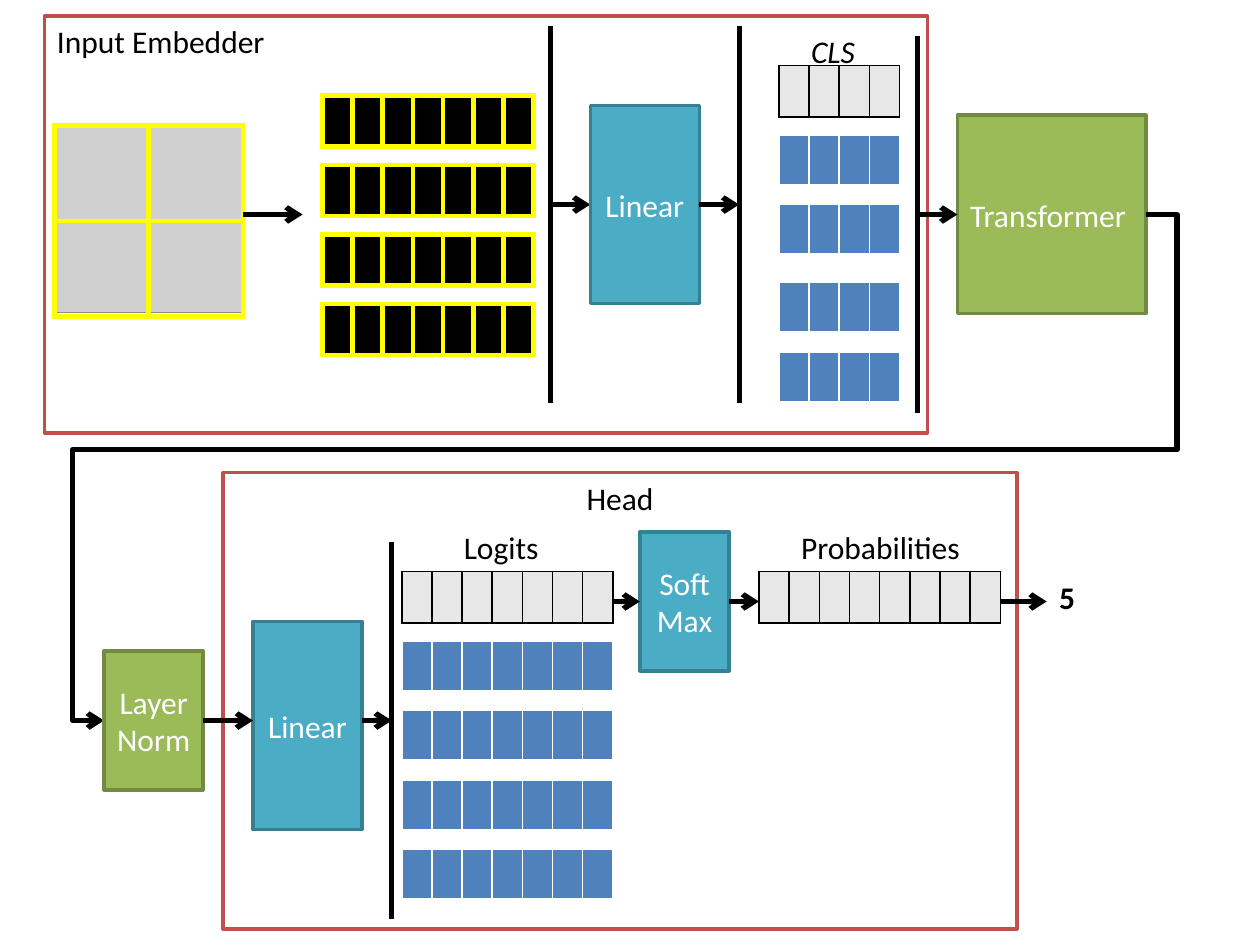
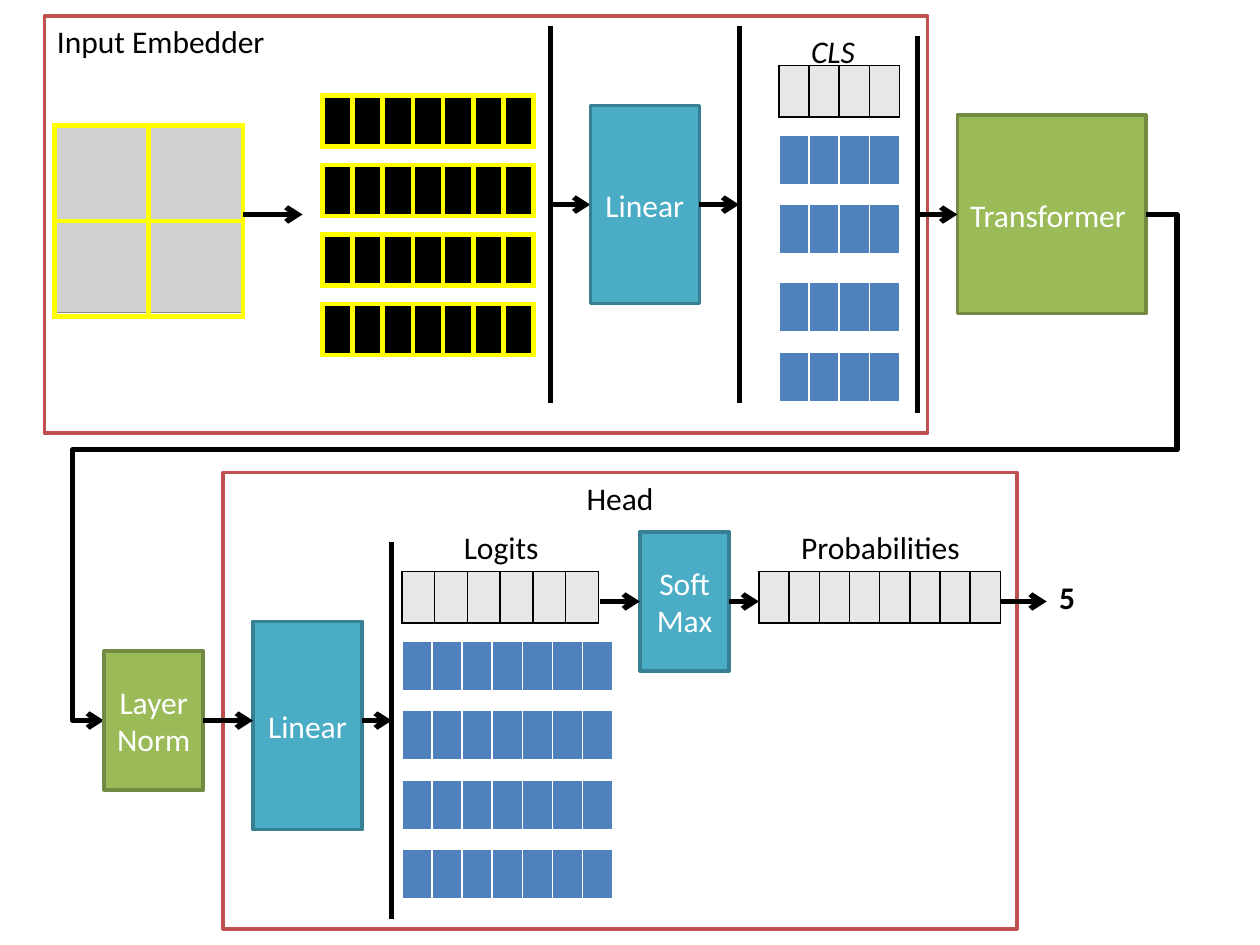
Before and after one commit to fredrik-rose/TextBrush, a slide deck: slide 9 of Images/transformer.pptx (slide 8 before the commit). Drawn at 1260x945 pixels with LibreOffice and Linux fonts; fonts in the diff are those of the drawing; grey boxes stand for pictures. Boxes give left, top, right and bottom in pixels: in the first picture for what was removed or moved away, otherwise in the second. Text is boxed around its words. In the diff, an @@ line names an element or a change of style, - is before the commit and + after.

```diff
--- a/Images/transformer.pptx
+++ b/Images/transformer.pptx
@@ table at (402,572,598,624) @@
-column 7: 
@@ table: place and size @@
-table at (402,572,605,624)
+table at (402,572,598,624)
```
Also in this commit, not shown: 3 slides added, 4 other files.
